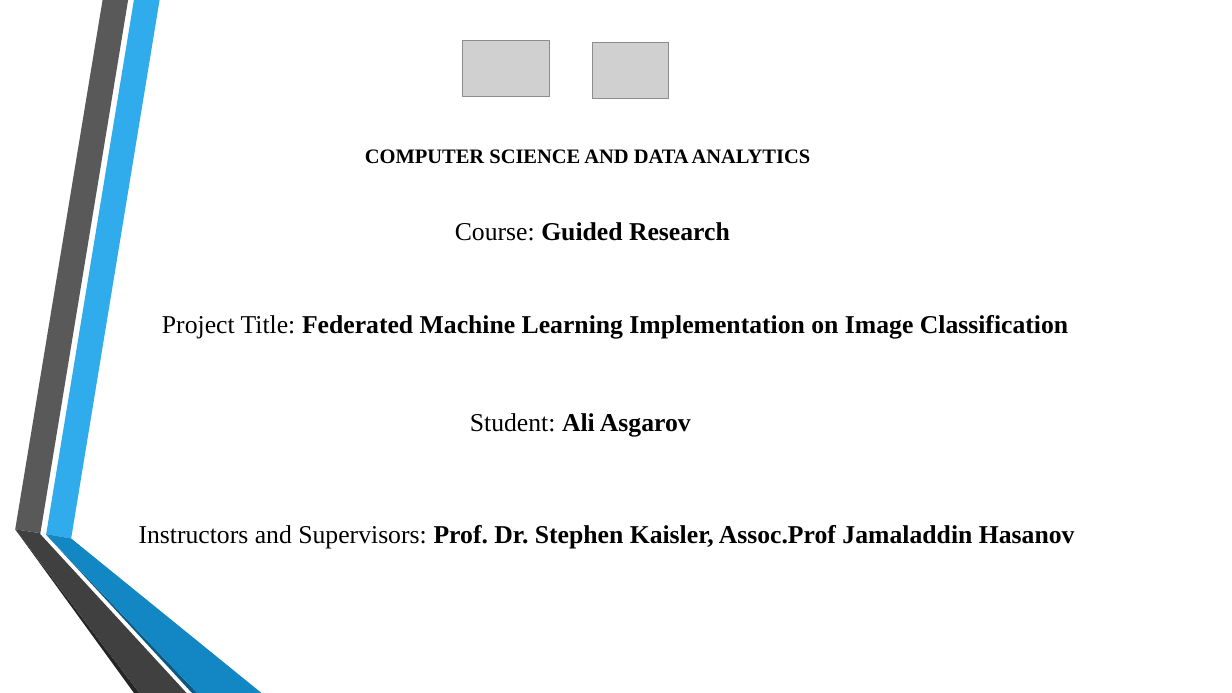
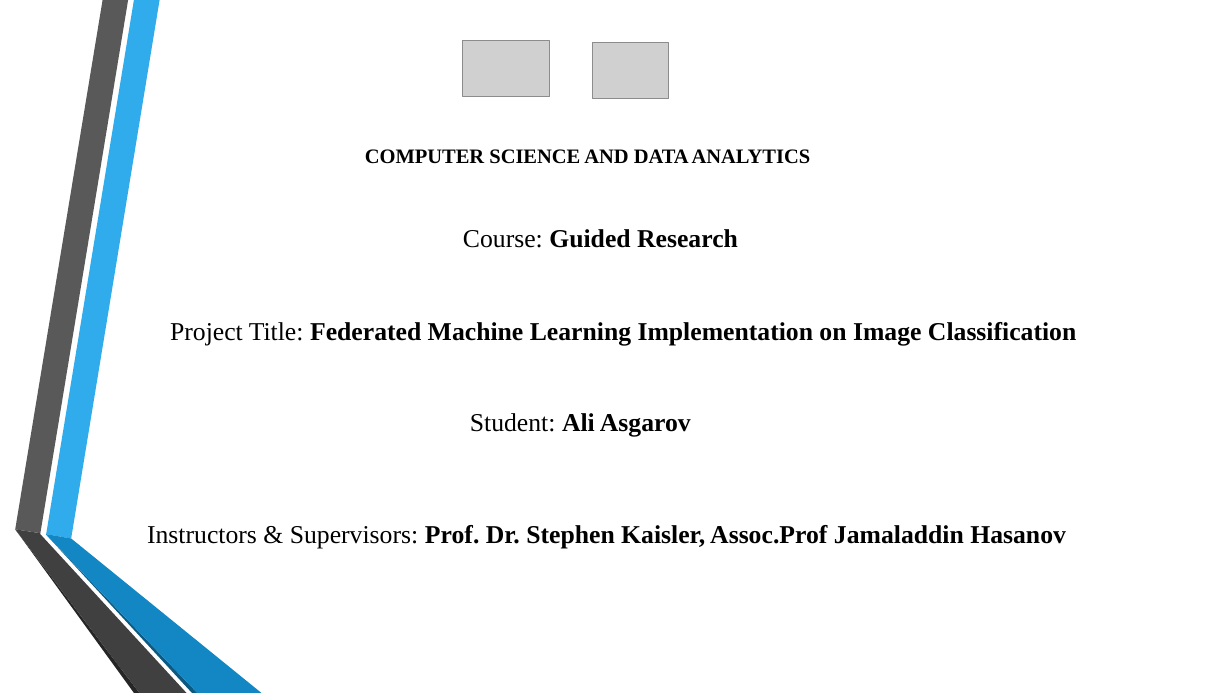
Before and after one commit to ADA-GWU/guidedresearchproject-aliasgerovs, a slide deck: slide 1 of presentations/Final_Presentation.pptx. Drawn at 1232x693 pixels with LibreOffice and Linux fonts; fonts in the diff are those of the drawing; grey boxes stand for pictures; background and template pictures are left out. Boxes give left, top, right and bottom in pixels: in the first picture for what was removed or moved away, otherwise in the second. Text is boxed around its words. In the diff, an @@ line names an element or a change of style, - is before the commit and + after.

Commit message:
Updated the presentation

```diff
--- a/presentations/Final_Presentation.pptx
+++ b/presentations/Final_Presentation.pptx
@@ title "Course: Guided Research Project Title: ...": place and size @@
-title "Course: Guided Research Project Title: ..." at bbox=[162, 222, 1068, 338]
+title "Course: Guided Research Project Title: ..." at bbox=[170, 229, 1076, 345]
@@ text at bbox=[147, 525, 1066, 548]: text changed @@
-Instructors and Supervisors: Prof. Dr. Stephen Kaisler, Assoc.Prof Jamaladdin Hasanov
+Instructors & Supervisors: Prof. Dr. Stephen Kaisler, Assoc.Prof Jamaladdin Hasanov
```
Also in this commit, not shown: 13 slides added, 2 slides removed.
